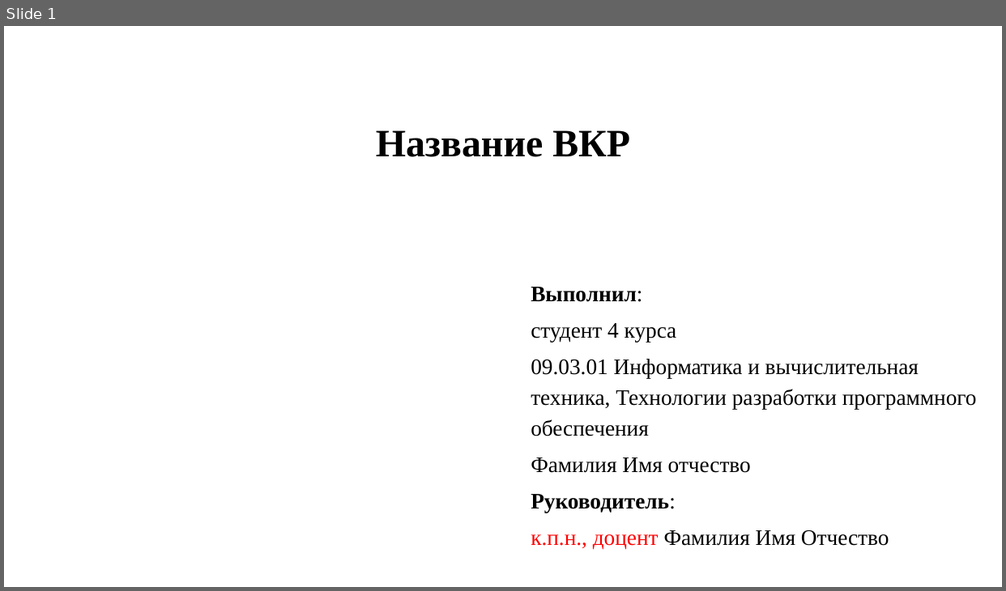
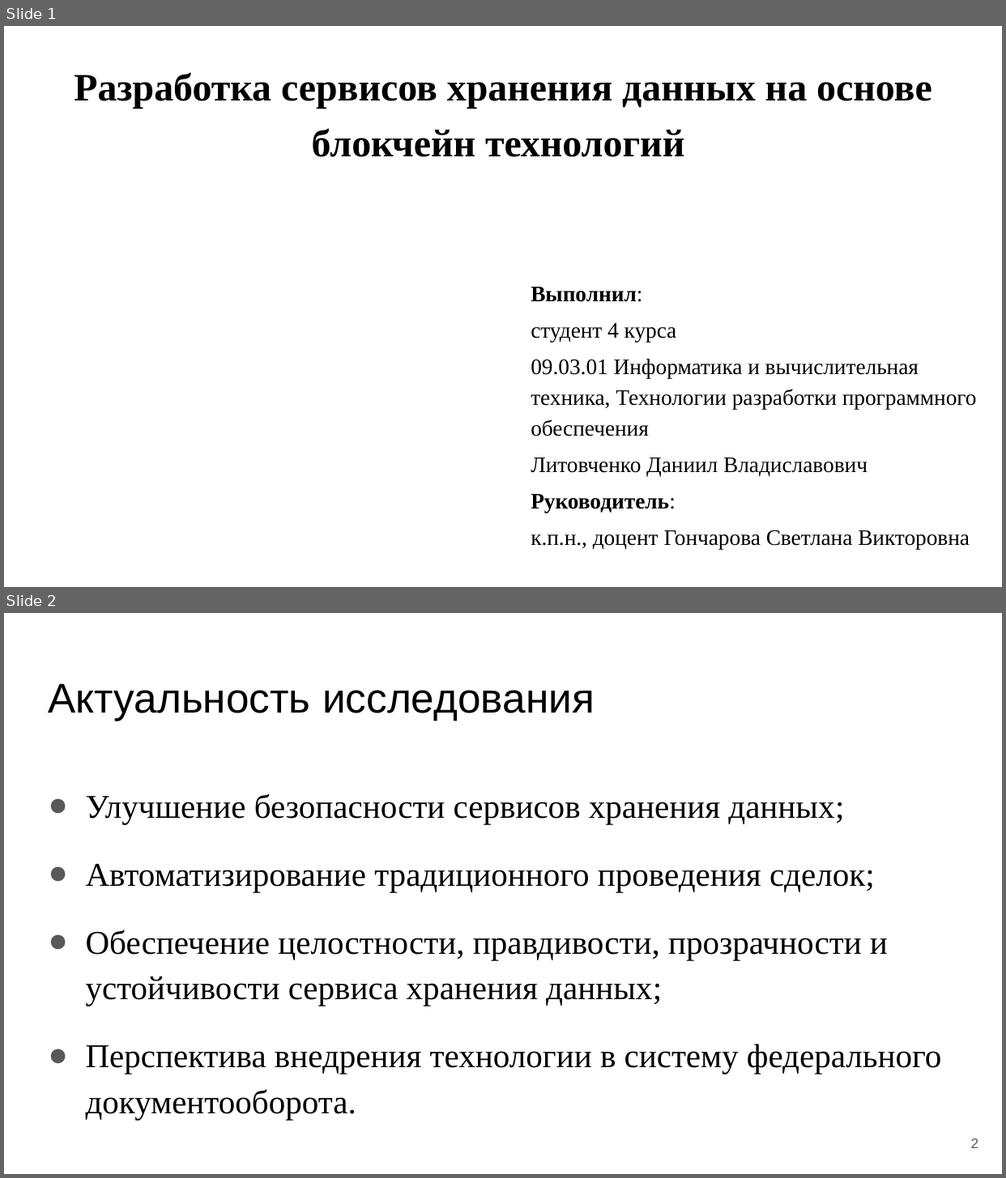
Before and after one commit to DaniilLitvochenko/prediplom_pract, a slide deck: Литовченко Д.В. ИСР2.pptx. Shown one above the other, each under a label of ours: slide 1 before the commit, slides 1 and 2 after it. The pictures are 1006x591 and 1006x1178 pixels, drawn with LibreOffice and Linux fonts; fonts in the diff are those of the drawing. Boxes give left, top, right and bottom in pixels: in the first picture for what was removed or moved away, otherwise in the second. Text is boxed around its words. In the diff, an @@ line names an element or a change of style, - is before the commit and + after.

```diff
--- a/Литовченко Д.В. ИСР2.pptx
+++ b/Литовченко Д.В. ИСР2.pptx
@@ slide 2 added at [4,613,1002,1174], background #FFFFFF @@
@@ title added at [48,683,594,721], 30 pt, text #000000 @@
+Актуальность исследования
@@ text added at [86,794,942,1120], 24 pt, text #000000 @@
+● Улучшение безопасности сервисов хранения данных;
+● Автоматизирование традиционного проведения сделок;
+● Обеспечение целостности, правдивости, прозрачности и устойчивости сервиса хранения данных;
+● Перспектива внедрения технологии в систему федерального документооборота.
@@ page number added at [971,1139,979,1148], 10 pt, text #595959 @@
+2
@@ slide 1 changed as well @@
@@ title at [74,72,932,157]: text changed @@
-Название ВКР
+Разработка сервисов хранения данных на основе блокчейн технологий
@@ subtitle at [530,458,867,476]: text changed @@
-Фамилия Имя отчество
+Литовченко Даниил Владиславович
@@ subtitle at [530,531,970,549]: text changed @@
-к.п.н., доцент Фамилия Имя Отчество
+к.п.н., доцент Гончарова Светлана Викторовна
```
Also in this commit, not shown: 1 other slide changed, 8 other slides added, 6 slides removed, 1 other file.
